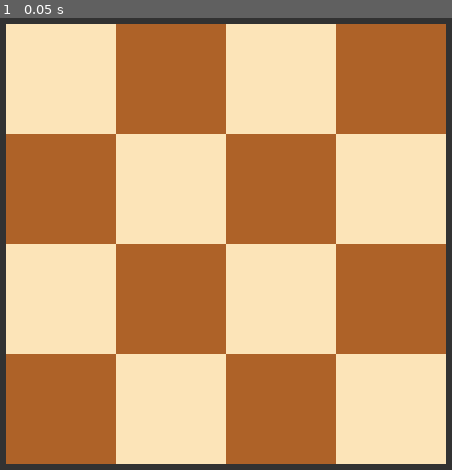
Above: before the commit, frame 1.
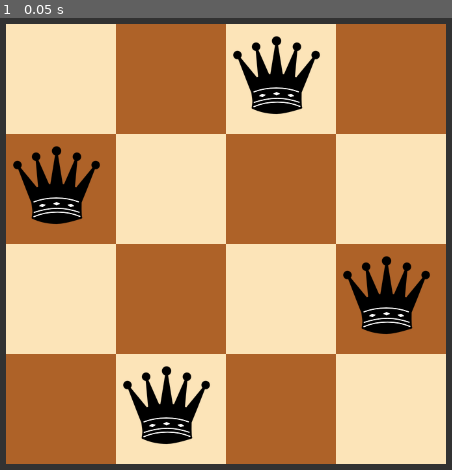
Above: after the commit, the same moment.

Repository: carlospazuzu/queen-problem-solver-godot
Game: Godot game, scene res://scenes/main/Main.tscn
Two runs of this game, one before a commit and one after it. Both use one fixed random seed, a clock stepped at 60 frames per second and the inputs below.
Inputs:
- Up to frame 1 (0.05 s): no input

The runs differ from the first frame. In frame 1, 6.4% of the frame differs, in the area x 2-96%, y 3-95%.
Error before the commit: Compile Error: Using own name in class file is not allowed (creates a cyclic reference) (res://scripts/board.gd:36)

Commit message:
4x4 board working!

Diff:
--- a/game_objects/algorithm/Algorithm.gd
+++ b/game_objects/algorithm/Algorithm.gd
@@ -1,12 +1,38 @@
 extends Node2D
 
-var Board = load('res://scripts/board.gd')
+var Population = load('res://scripts/population.gd')
+var population = null
+
+var count: int = 0
+var icount: int = 25
+
+var found_solution: bool = false
 
 # Called when the node enters the scene tree for the first time.
 func _ready():
-	var board = Board.new($'/root/Globals')
-	board.setup()
+	population = Population.new($"/root/Globals")
+	population.setup()
 
 # Called every frame. 'delta' is the elapsed time since the previous frame.
-#func _process(delta):
-#	pass
+func _process(delta):
+
+	count += 1
+	icount += 1
+
+	if not found_solution:
+		population.build_next_generation()
+
+		var cf = population.get_current_fittest()
+
+		if icount >= 25:
+			get_node("/root/Main/QueenPlacer/").place_queens(cf)
+			icount = 0
+
+		if population.get_current_fittest_fitness() > 0.95:
+			found_solution = true
+
+	print('Generation ', count, ' MAX FITNESS = ', population.get_current_fittest_fitness())
+
+	if found_solution:
+		print('ACHEI!!!!!!!!!!!!!!!')
+		set_process(false)
--- a/game_objects/background/Background.gd
+++ b/game_objects/background/Background.gd
@@ -1,17 +1,18 @@
 extends Node2D
 
-# Declare member variables here. Examples:
-# var a = 2
-# var b = "text"
+export var color = '#333333'
 
 # Called when the node enters the scene tree for the first time.
 func _ready():
 	pass # Replace with function body.
 
-# Called every frame. 'delta' is the elapsed time since the previous frame.
-#func _process(delta):
-#	pass
+func _process(delta):
+	update()
+
+
+func change_color(new_color):
+	color = new_color
 
 
 func _draw():
-	draw_rect(Rect2(Vector2(0, 0), Vector2(OS.window_size.x, OS.window_size.y)), Color('#333333'), true)
+	draw_rect(Rect2(Vector2(0, 0), Vector2(OS.window_size.x, OS.window_size.y)), Color(color), true)
--- /dev/null
+++ b/game_objects/queen_placer/QueenPlacer.gd
@@ -0,0 +1,21 @@
+extends Node2D
+
+var queen = load('res://game_objects/queen/Queen.tscn')
+
+var queens = []
+
+# Called when the node enters the scene tree for the first time.
+func _ready():
+	for i in range($'/root/Globals'.SIZE):
+		var q = queen.instance()
+		q.position = Vector2(-100, 0)
+		queens.append(q)
+
+	for i in range($'/root/Globals'.SIZE):
+		get_tree().root.get_node('/root/Main/QueenPlacer/').add_child(queens[i])
+
+
+func place_queens(board):
+	for i in $"/root/Globals".SIZE:
+		var current_position = board._find_queen_vector2D(i)
+		queens[i].position = Vector2(current_position.y * 110 + 160, current_position.x * 110 + 160)
--- /dev/null
+++ b/game_objects/queen_placer/QueenPlacer.tscn
@@ -0,0 +1,6 @@
+[gd_scene load_steps=2 format=2]
+
+[ext_resource path="res://game_objects/queen_placer/QueenPlacer.gd" type="Script" id=1]
+
+[node name="QueenPlacer" type="Node2D"]
+script = ExtResource( 1 )
--- a/project.godot
+++ b/project.godot
@@ -32,6 +32,7 @@
 
 window/size/width=660
 window/size/height=660
+window/size/resizable=false
 
 [rendering]
 
--- a/scenes/main/Main.tscn
+++ b/scenes/main/Main.tscn
@@ -1,8 +1,9 @@
-[gd_scene load_steps=4 format=2]
+[gd_scene load_steps=5 format=2]
 
 [ext_resource path="res://game_objects/background/Background.tscn" type="PackedScene" id=1]
 [ext_resource path="res://game_objects/board/Board.tscn" type="PackedScene" id=2]
 [ext_resource path="res://game_objects/algorithm/Algorithm.tscn" type="PackedScene" id=3]
+[ext_resource path="res://game_objects/queen_placer/QueenPlacer.tscn" type="PackedScene" id=4]
 
 [node name="Main" type="Node2D"]
 
@@ -11,3 +12,5 @@
 [node name="Board" parent="." instance=ExtResource( 2 )]
 
 [node name="Algorithm" parent="." instance=ExtResource( 3 )]
+
+[node name="QueenPlacer" parent="." instance=ExtResource( 4 )]
--- /dev/null
+++ b/scenes/setup/SetupScene.tscn
@@ -0,0 +1,3 @@
+[gd_scene format=2]
+
+[node name="SetupScene" type="Node2D"]
--- a/scripts/board.gd
+++ b/scripts/board.gd
@@ -7,10 +7,8 @@
 
 var globals_ref = null
 
-
 func _init(gref):
 	globals_ref = gref
-
 
 # Called when the node enters the scene tree for the first time.
 func setup():
@@ -29,11 +27,11 @@
 
 func generate_genes():
 	for i in range(globals_ref.SIZE):
-		board[randi() % globals_ref.SIZE][i]
+		board[randi() % globals_ref.SIZE][i] = 1
 
 
 func crossover(partner):
-	var child = Board.new(globals_ref)
+	var child = get_script().new(globals_ref)
 	child.setup()
 
 	for i in range(globals_ref.SIZE):
@@ -144,7 +142,7 @@
 			var cxpos = qpos.x - 1
 
 			while cxpos >= 0:
-				if board[qpos.y][qpos.x] == 1:
+				if board[qpos.y][cxpos] == 1:
 					found_L = true
 					break
 
@@ -158,7 +156,7 @@
 			var cxpos = qpos.x + 1
 
 			while cxpos <= globals_ref.SIZE - 1:
-				if board[qpos.y][qpos.x] == 1:
+				if board[qpos.y][cxpos] == 1:
 					found_R = true
 					break
 
@@ -167,7 +165,6 @@
 		if not found_R: score += portion
 
 
-
 	fitness = score
 
 	return score
--- a/scripts/population.gd
+++ b/scripts/population.gd
@@ -14,10 +14,51 @@
 func setup():
 	for i in range(globals_ref.POPULATION_LENGTH):
 		var b = board.new(globals_ref)
+		b.setup()
 		b.generate_genes()
 		population.append(b)
 
 
-# Called every frame. 'delta' is the elapsed time since the previous frame.
-#func _process(delta):
-#	pass
+func build_mating_pool() -> Array:
+	var mating_pool = []
+
+	for p in population:
+		p.calculate_fitness()
+
+		for i in range(int(pow(p.fitness * 10, 2))):
+			mating_pool.append(p)
+
+	return mating_pool
+
+
+func sort_board(a, b):
+	if a.fitness > b.fitness:
+		return true
+	return false
+
+
+func get_current_fittest():
+	population.sort_custom(self, 'sort_board')
+
+	return population[0]
+
+
+func get_current_fittest_fitness():
+	population.sort_custom(self, 'sort_board')
+
+	return population[0].fitness
+
+
+func build_next_generation():
+	var mating_pool = build_mating_pool()
+	var new_population = []
+
+	for i in range(globals_ref.POPULATION_LENGTH):
+		var child = mating_pool[randi() % len(mating_pool)].crossover(mating_pool[randi() % len(mating_pool)])
+		child.mutate()
+		child.calculate_fitness()
+		new_population.append(child)
+
+
+	population.clear()
+	population = new_population
